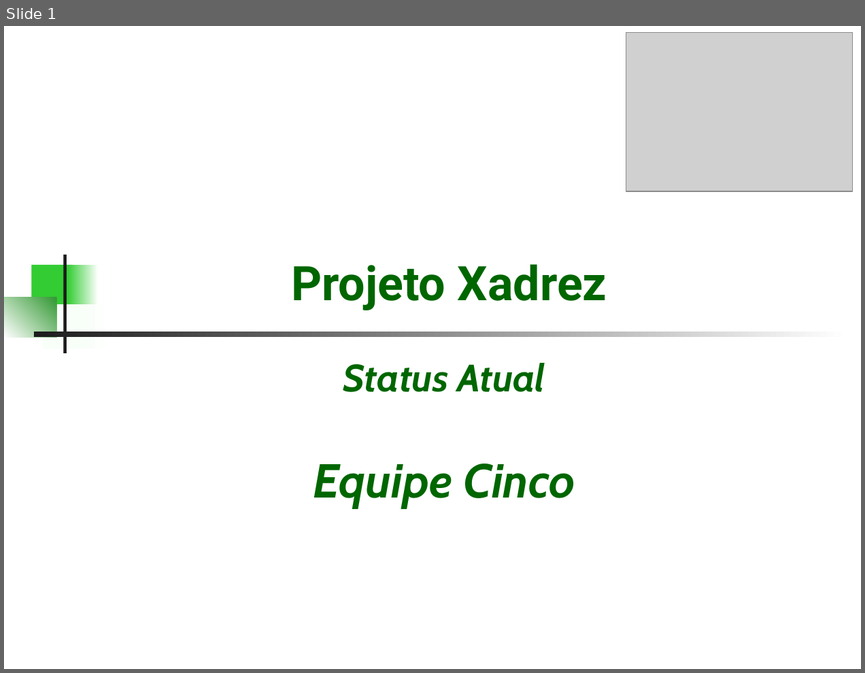
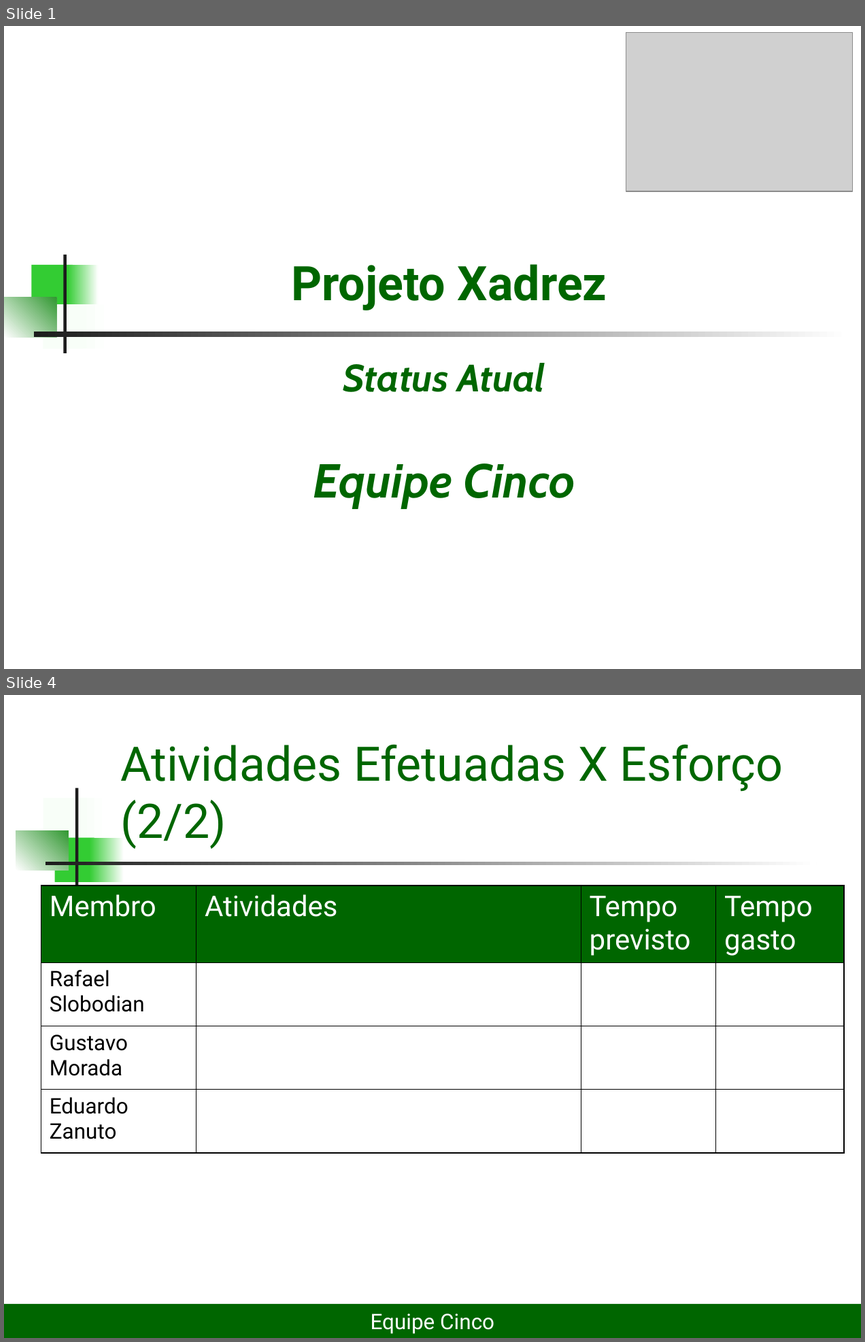
Before and after one commit to lDarthKill/xadrez-es2-compuff, a slide deck: Documentos/Projeto Xadrez2seminário.ppt. Shown one above the other, each under a label of ours: slide 1 before the commit, slides 1 and 4 after it; the slides between them are not shown. The pictures are 865x673 and 865x1342 pixels, drawn with LibreOffice and Linux fonts; fonts in the diff are those of the drawing; grey boxes stand for pictures. Boxes give left, top, right and bottom in pixels: in the first picture for what was removed or moved away, otherwise in the second. Text is boxed around its words. In the diff, an @@ line names an element or a change of style, - is before the commit and + after.

```diff
--- a/Documentos/Projeto Xadrez2seminário.ppt
+++ b/Documentos/Projeto Xadrez2seminário.ppt
@@ slide 4 added at bbox=[4, 695, 861, 1338], background #FFFFFF @@
@@ title added at bbox=[120, 744, 783, 849], 40 pt, text #006600 @@
+Atividades Efetuadas X Esforço (2/2)
@@ rectangle added at bbox=[75, 787, 77, 886], fill #1C1C1C @@
@@ rectangle added at bbox=[43, 798, 84, 843], fill #F8FEF8 @@
@@ rectangle added at bbox=[79, 798, 110, 843], fill gradient #F8FEF8 to #FFFFFF @@
@@ rectangle added at bbox=[16, 830, 68, 870], fill gradient #FFFFFF to #339933 @@
@@ rectangle added at bbox=[54, 837, 94, 882], fill #33CC33 @@
@@ rectangle added at bbox=[90, 837, 124, 882], fill gradient #33CC33 to #FFFFFF @@
@@ rectangle added at bbox=[45, 862, 816, 864], fill gradient #1C1C1C to #FFFFFF @@
@@ table added at bbox=[41, 885, 844, 1153], 4 rows, 4 columns @@
+Membro | Atividades | Tempo previsto | Tempo gasto
+Rafael Slobodian |  |  | 
+Gustavo Morada |  |  | 
+Eduardo Zanuto |  |  | 
@@ rectangle added at bbox=[4, 1304, 861, 1338], fill #006600, 18 pt, text #FFFFFF @@
+Equipe Cinco
```
Also in this commit, not shown: 14 slides changed, 1 other slide added.
